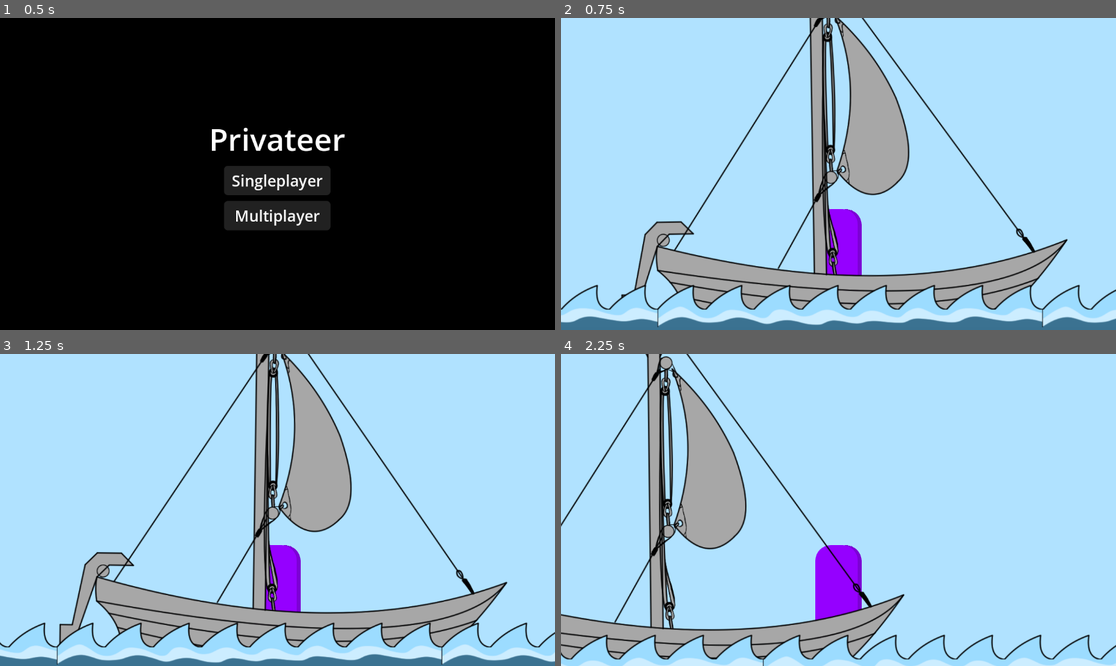
Above: before the commit, frames 1-4 (two rows, left to right).
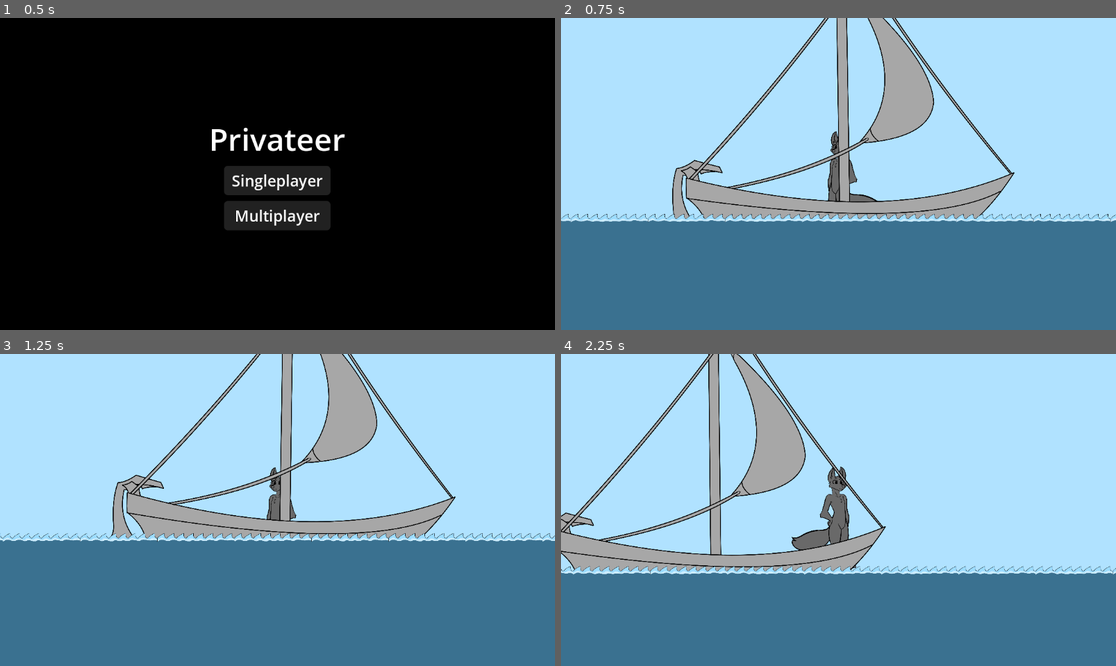
Above: after the commit, the same moments.

Repository: Changryy/Privateer
Game: Godot game, scene res://Game/Menu/Menu.tscn
Two runs of this game, one before a commit and one after it. Both use one fixed random seed, a clock stepped at 60 frames per second and the inputs below.
Inputs:
- Up to frame 1 (0.5 s): no input
- Up to frame 2 (0.75 s): click "Singleplayer" at 0.5 s
- Up to frame 3 (1.25 s): no input
- Up to frame 4 (2.25 s): hold D (right) from 1.28 s (still down); tap Space (jump) at 1.52 s

Frame 1 is identical in both runs. In frame 2, 48% of the frame differs, in the area x 0-100%, y 0-100%; in frame 3, 53%; in frame 4, 46%.

Commit message:
Updated sprites

Diff:
--- a/Game/Global/Sync/Sync.gd
+++ b/Game/Global/Sync/Sync.gd
@@ -1,6 +1,6 @@
 extends Node
 
-const VERSION := "0.1.0"
+const VERSION := "0.2.0"
 const PORT: int = 8765
 
 var peer := ENetMultiplayerPeer.new()
--- a/Game/Global/World.gd
+++ b/Game/Global/World.gd
@@ -4,7 +4,7 @@
 var player: Player
 var ship: Ship
 
-var spawn_point: Vector2 = Vector2(0, -150)
+var spawnpoint: Node2D
 
 
 func get_data() -> Dictionary: return {}
@@ -13,3 +13,7 @@
 func load_world(_data: Dictionary) -> void:
 	await get_tree().process_frame
 	get_tree().change_scene_to_file("res://Game/World/Main.tscn")
+
+func get_spawnpoint() -> Vector2:
+	if is_instance_valid(spawnpoint): return spawnpoint.position
+	return Vector2.ZERO
--- a/Game/World/Main.tscn
+++ b/Game/World/Main.tscn
@@ -1,17 +1,22 @@
-[gd_scene load_steps=13 format=3 uid="uid://ydu4iqbf4i7i"]
-
-[ext_resource type="Script" path="res://Game/World/Ship/Ship.gd" id="1_1deby"]
-[ext_resource type="Texture2D" uid="uid://5fb2bxhpfha5" path="res://Game/World/Ship/Dingy.png" id="1_jdn7e"]
+[gd_scene load_steps=9 format=3 uid="uid://ydu4iqbf4i7i"]
+
+[ext_resource type="PackedScene" uid="uid://bn5yn84yfo7xf" path="res://Game/World/Ship/Ship.tscn" id="1_cfj4t"]
 [ext_resource type="Texture2D" uid="uid://dqsgl7b4ohmgo" path="res://Game/World/Ocean/PrivateersConceptWater.png" id="2_l1nrt"]
 
-[sub_resource type="RectangleShape2D" id="RectangleShape2D_t08px"]
-size = Vector2(594.731, 20)
-
-[sub_resource type="RectangleShape2D" id="RectangleShape2D_adiok"]
-size = Vector2(153.373, 20)
-
-[sub_resource type="RectangleShape2D" id="RectangleShape2D_s58j4"]
-size = Vector2(155.419, 20)
+[sub_resource type="Animation" id="Animation_7mei0"]
+length = 0.001
+tracks/0/type = "value"
+tracks/0/imported = false
+tracks/0/enabled = true
+tracks/0/path = NodePath("Polygon2D:position")
+tracks/0/interp = 1
+tracks/0/loop_wrap = true
+tracks/0/keys = {
+"times": PackedFloat32Array(0),
+"transitions": PackedFloat32Array(1),
+"update": 0,
+"values": [Vector2(1450, 27)]
+}
 
 [sub_resource type="Animation" id="Animation_4u36l"]
 resource_name = "Test"
@@ -30,25 +35,35 @@
 "values": [1450.0, 649.0]
 }
 
-[sub_resource type="Animation" id="Animation_7mei0"]
-length = 0.001
-tracks/0/type = "value"
-tracks/0/imported = false
-tracks/0/enabled = true
-tracks/0/path = NodePath("Polygon2D:position")
-tracks/0/interp = 1
-tracks/0/loop_wrap = true
-tracks/0/keys = {
-"times": PackedFloat32Array(0),
-"transitions": PackedFloat32Array(1),
-"update": 0,
-"values": [Vector2(1450, 27)]
-}
-
 [sub_resource type="AnimationLibrary" id="AnimationLibrary_i1e0x"]
 _data = {
 "RESET": SubResource("Animation_7mei0"),
 "Test": SubResource("Animation_4u36l")
+}
+
+[sub_resource type="Animation" id="Animation_q54v6"]
+length = 0.001
+tracks/0/type = "bezier"
+tracks/0/imported = false
+tracks/0/enabled = true
+tracks/0/path = NodePath(".:position:y")
+tracks/0/interp = 1
+tracks/0/loop_wrap = true
+tracks/0/keys = {
+"handle_modes": PackedInt32Array(0),
+"points": PackedFloat32Array(0, -0.25, 0, 0.25, 0),
+"times": PackedFloat32Array(0)
+}
+tracks/1/type = "bezier"
+tracks/1/imported = false
+tracks/1/enabled = true
+tracks/1/path = NodePath(".:rotation")
+tracks/1/interp = 1
+tracks/1/loop_wrap = true
+tracks/1/keys = {
+"handle_modes": PackedInt32Array(0),
+"points": PackedFloat32Array(0, -0.25, 0, 0.25, 0),
+"times": PackedFloat32Array(0)
 }
 
 [sub_resource type="Animation" id="Animation_olw34"]
@@ -78,31 +93,6 @@
 "times": PackedFloat32Array(0, 0.6387, 1.5)
 }
 
-[sub_resource type="Animation" id="Animation_q54v6"]
-length = 0.001
-tracks/0/type = "bezier"
-tracks/0/imported = false
-tracks/0/enabled = true
-tracks/0/path = NodePath(".:position:y")
-tracks/0/interp = 1
-tracks/0/loop_wrap = true
-tracks/0/keys = {
-"handle_modes": PackedInt32Array(0),
-"points": PackedFloat32Array(0, -0.25, 0, 0.25, 0),
-"times": PackedFloat32Array(0)
-}
-tracks/1/type = "bezier"
-tracks/1/imported = false
-tracks/1/enabled = true
-tracks/1/path = NodePath(".:rotation")
-tracks/1/interp = 1
-tracks/1/loop_wrap = true
-tracks/1/keys = {
-"handle_modes": PackedInt32Array(0),
-"points": PackedFloat32Array(0, -0.25, 0, 0.25, 0),
-"times": PackedFloat32Array(0)
-}
-
 [sub_resource type="AnimationLibrary" id="AnimationLibrary_0ipfr"]
 _data = {
 "RESET": SubResource("Animation_q54v6"),
@@ -123,42 +113,13 @@
 grow_vertical = 2
 color = Color(0.690719, 0.885804, 1, 1)
 
-[node name="Ship" type="AnimatableBody2D" parent="."]
-z_index = 10
-position = Vector2(0, -20.9212)
-rotation = -0.0146206
-collision_layer = 2
-script = ExtResource("1_1deby")
-
-[node name="CollisionShape2D" type="CollisionShape2D" parent="Ship"]
-position = Vector2(-30.2768, 41.667)
-rotation = 0.108154
-shape = SubResource("RectangleShape2D_t08px")
-
-[node name="CollisionShape2D2" type="CollisionShape2D" parent="Ship"]
-position = Vector2(425, -58)
-rotation = -0.871985
-shape = SubResource("RectangleShape2D_adiok")
-
-[node name="CollisionShape2D4" type="CollisionShape2D" parent="Ship"]
-position = Vector2(316, 38)
-rotation = -0.577354
-shape = SubResource("RectangleShape2D_adiok")
-
-[node name="CollisionShape2D3" type="CollisionShape2D" parent="Ship"]
-position = Vector2(-348.49, -49.2081)
-rotation = -2.02628
-shape = SubResource("RectangleShape2D_s58j4")
-
-[node name="Sprite2D" type="Sprite2D" parent="Ship"]
-position = Vector2(25, -375)
-texture = ExtResource("1_jdn7e")
+[node name="Ship" parent="." instance=ExtResource("1_cfj4t")]
 
 [node name="Polygon2D" type="Polygon2D" parent="."]
 z_index = 20
 position = Vector2(1450, 27)
 color = Color(0.230469, 0.445313, 0.566406, 1)
-polygon = PackedVector2Array(-7732, 3, 6021, 1, 6025, 4105, -7725, 4106)
+polygon = PackedVector2Array(-8977, 3, 6158, 1, 6137, 4105, -8977, 4106)
 
 [node name="PrivateersConceptWater" type="Sprite2D" parent="Polygon2D"]
 z_index = -1
@@ -205,6 +166,104 @@
 [node name="PrivateersConceptWater5" type="Sprite2D" parent="Polygon2D"]
 z_index = -1
 position = Vector2(-3009, -32)
+texture = ExtResource("2_l1nrt")
+region_enabled = true
+region_rect = Rect2(73.541, 767.445, 842.297, 169.104)
+
+[node name="PrivateersConceptWater8" type="Sprite2D" parent="Polygon2D"]
+z_index = -1
+position = Vector2(4194, -32)
+texture = ExtResource("2_l1nrt")
+region_enabled = true
+region_rect = Rect2(73.541, 767.445, 842.297, 169.104)
+
+[node name="PrivateersConceptWater9" type="Sprite2D" parent="Polygon2D"]
+z_index = -1
+position = Vector2(3394, -32)
+texture = ExtResource("2_l1nrt")
+region_enabled = true
+region_rect = Rect2(73.541, 767.445, 842.297, 169.104)
+
+[node name="PrivateersConceptWater10" type="Sprite2D" parent="Polygon2D"]
+z_index = -1
+position = Vector2(4994, -32)
+texture = ExtResource("2_l1nrt")
+region_enabled = true
+region_rect = Rect2(73.541, 767.445, 842.297, 169.104)
+
+[node name="PrivateersConceptWater11" type="Sprite2D" parent="Polygon2D"]
+z_index = -1
+position = Vector2(5794, -32)
+texture = ExtResource("2_l1nrt")
+region_enabled = true
+region_rect = Rect2(73.541, 767.445, 842.297, 169.104)
+
+[node name="PrivateersConceptWater12" type="Sprite2D" parent="Polygon2D"]
+z_index = -1
+position = Vector2(6593, -32)
+texture = ExtResource("2_l1nrt")
+region_enabled = true
+region_rect = Rect2(73.541, 767.445, 842.297, 169.104)
+
+[node name="PrivateersConceptWater13" type="Sprite2D" parent="Polygon2D"]
+z_index = -1
+position = Vector2(7393, -32)
+texture = ExtResource("2_l1nrt")
+region_enabled = true
+region_rect = Rect2(73.541, 767.445, 842.297, 169.104)
+
+[node name="PrivateersConceptWater14" type="Sprite2D" parent="Polygon2D"]
+z_index = -1
+position = Vector2(2592, -32)
+texture = ExtResource("2_l1nrt")
+region_enabled = true
+region_rect = Rect2(73.541, 767.445, 842.297, 169.104)
+
+[node name="PrivateersConceptWater15" type="Sprite2D" parent="Polygon2D"]
+z_index = -1
+position = Vector2(-7008, -32)
+texture = ExtResource("2_l1nrt")
+region_enabled = true
+region_rect = Rect2(73.541, 767.445, 842.297, 169.104)
+
+[node name="PrivateersConceptWater16" type="Sprite2D" parent="Polygon2D"]
+z_index = -1
+position = Vector2(-7808, -32)
+texture = ExtResource("2_l1nrt")
+region_enabled = true
+region_rect = Rect2(73.541, 767.445, 842.297, 169.104)
+
+[node name="PrivateersConceptWater17" type="Sprite2D" parent="Polygon2D"]
+z_index = -1
+position = Vector2(-6208, -32)
+texture = ExtResource("2_l1nrt")
+region_enabled = true
+region_rect = Rect2(73.541, 767.445, 842.297, 169.104)
+
+[node name="PrivateersConceptWater18" type="Sprite2D" parent="Polygon2D"]
+z_index = -1
+position = Vector2(-5408, -32)
+texture = ExtResource("2_l1nrt")
+region_enabled = true
+region_rect = Rect2(73.541, 767.445, 842.297, 169.104)
+
+[node name="PrivateersConceptWater19" type="Sprite2D" parent="Polygon2D"]
+z_index = -1
+position = Vector2(-4609, -32)
+texture = ExtResource("2_l1nrt")
+region_enabled = true
+region_rect = Rect2(73.541, 767.445, 842.297, 169.104)
+
+[node name="PrivateersConceptWater20" type="Sprite2D" parent="Polygon2D"]
+z_index = -1
+position = Vector2(-3809, -32)
+texture = ExtResource("2_l1nrt")
+region_enabled = true
+region_rect = Rect2(73.541, 767.445, 842.297, 169.104)
+
+[node name="PrivateersConceptWater21" type="Sprite2D" parent="Polygon2D"]
+z_index = -1
+position = Vector2(-8610, -32)
 texture = ExtResource("2_l1nrt")
 region_enabled = true
 region_rect = Rect2(73.541, 767.445, 842.297, 169.104)
--- a/Game/World/Player/Player.gd
+++ b/Game/World/Player/Player.gd
@@ -2,17 +2,19 @@
 class_name Player
 
 
-const SPEED: float = 600
-const GRAVITY: float = 1_500
-const JUMP_HEIGHT: float = 1_000
+const SPEED: float = 1_500
+const GRAVITY: float = 4_000
+const JUMP_HEIGHT: float = 3_000
 
+
+@onready var animation: AnimationNodeStateMachinePlayback = %AnimationTree["parameters/playback"]
 
 var dead := false
 
 
 func _enter_tree() -> void:
 	if name.is_valid_int(): set_multiplayer_authority(name.to_int())
-	global_position = World.spawn_point
+	global_position = World.get_spawnpoint()
 
 
 func _ready() -> void:
@@ -31,6 +33,15 @@
 
 	if is_multiplayer_authority():
 		velocity.x = Input.get_axis("left", "right") * SPEED
+
+	if velocity.x:
+		animation.travel("Walk")
+		if (velocity.x > 0) != %Sprite.flip_h:
+			%Sprite.flip_h = velocity.x > 0
+			%Sprite.offset.x = abs(%Sprite.offset.x) * -sign(velocity.x)
+	else:
+		animation.travel("Idle")
+
 
 	move_and_slide()
 
--- a/Game/World/Player/Player.tscn
+++ b/Game/World/Player/Player.tscn
@@ -1,35 +1,97 @@
-[gd_scene load_steps=4 format=3 uid="uid://ivjwuqdql7p3"]
+[gd_scene load_steps=13 format=3 uid="uid://ivjwuqdql7p3"]
 
 [ext_resource type="Script" path="res://Game/World/Player/Player.gd" id="1_hy8ex"]
+[ext_resource type="Texture2D" uid="uid://c8a36jdurxgs2" path="res://Game/World/Player/Dingy2Player.png" id="2_1m1qb"]
 
 [sub_resource type="CapsuleShape2D" id="CapsuleShape2D_6cmj4"]
-radius = 48.0
-height = 228.0
+radius = 107.0
+height = 958.0
 
-[sub_resource type="StyleBoxFlat" id="StyleBoxFlat_iyskf"]
-bg_color = Color(0.584314, 0, 1, 1)
-border_width_right = 8
-border_width_bottom = 8
-border_color = Color(0.486275, 0, 0.831373, 1)
-corner_radius_top_left = 32
-corner_radius_top_right = 32
-corner_radius_bottom_right = 32
-corner_radius_bottom_left = 32
+[sub_resource type="Animation" id="Animation_h0vk4"]
+resource_name = "Walk"
+length = 0.3
+loop_mode = 1
+step = 0.05
+tracks/0/type = "value"
+tracks/0/imported = false
+tracks/0/enabled = true
+tracks/0/path = NodePath("Sprite:position")
+tracks/0/interp = 1
+tracks/0/loop_wrap = true
+tracks/0/keys = {
+"times": PackedFloat32Array(0, 0.15),
+"transitions": PackedFloat32Array(1, 1),
+"update": 0,
+"values": [Vector2(0, 0), Vector2(0, -50)]
+}
+
+[sub_resource type="Animation" id="Animation_ll7xs"]
+length = 0.001
+tracks/0/type = "value"
+tracks/0/imported = false
+tracks/0/enabled = true
+tracks/0/path = NodePath("Sprite:position")
+tracks/0/interp = 1
+tracks/0/loop_wrap = true
+tracks/0/keys = {
+"times": PackedFloat32Array(0),
+"transitions": PackedFloat32Array(1),
+"update": 0,
+"values": [Vector2(0, 0)]
+}
+
+[sub_resource type="AnimationLibrary" id="AnimationLibrary_pasgr"]
+_data = {
+"RESET": SubResource("Animation_ll7xs"),
+"Walk": SubResource("Animation_h0vk4")
+}
+
+[sub_resource type="AnimationNodeAnimation" id="AnimationNodeAnimation_mxjru"]
+animation = &"RESET"
+
+[sub_resource type="AnimationNodeAnimation" id="AnimationNodeAnimation_xjejn"]
+animation = &"Walk"
+
+[sub_resource type="AnimationNodeStateMachineTransition" id="AnimationNodeStateMachineTransition_rwfw0"]
+advance_mode = 2
+
+[sub_resource type="AnimationNodeStateMachineTransition" id="AnimationNodeStateMachineTransition_pvtf6"]
+
+[sub_resource type="AnimationNodeStateMachineTransition" id="AnimationNodeStateMachineTransition_dote5"]
+xfade_time = 0.1
+
+[sub_resource type="AnimationNodeStateMachine" id="AnimationNodeStateMachine_5fyul"]
+states/Idle/node = SubResource("AnimationNodeAnimation_mxjru")
+states/Idle/position = Vector2(346, 103)
+states/Walk/node = SubResource("AnimationNodeAnimation_xjejn")
+states/Walk/position = Vector2(600, 103)
+transitions = ["Start", "Idle", SubResource("AnimationNodeStateMachineTransition_rwfw0"), "Idle", "Walk", SubResource("AnimationNodeStateMachineTransition_pvtf6"), "Walk", "Idle", SubResource("AnimationNodeStateMachineTransition_dote5")]
 
 [node name="Player" type="CharacterBody2D"]
 collision_mask = 2
 script = ExtResource("1_hy8ex")
 
 [node name="CollisionShape2D" type="CollisionShape2D" parent="."]
+position = Vector2(0, -481)
 shape = SubResource("CapsuleShape2D_6cmj4")
+
+[node name="Sprite" type="Sprite2D" parent="."]
+unique_name_in_owner = true
+texture = ExtResource("2_1m1qb")
+offset = Vector2(150, -519)
 
 [node name="Camera" type="Camera2D" parent="."]
 unique_name_in_owner = true
-position = Vector2(0, -189)
+position = Vector2(0, -607)
+zoom = Vector2(0.2, 0.2)
 
-[node name="Panel" type="Panel" parent="."]
-offset_left = -48.0
-offset_top = -116.0
-offset_right = 48.0
-offset_bottom = 117.0
-theme_override_styles/panel = SubResource("StyleBoxFlat_iyskf")
+[node name="AnimationPlayer" type="AnimationPlayer" parent="."]
+libraries = {
+"": SubResource("AnimationLibrary_pasgr")
+}
+
+[node name="AnimationTree" type="AnimationTree" parent="."]
+unique_name_in_owner = true
+tree_root = SubResource("AnimationNodeStateMachine_5fyul")
+anim_player = NodePath("../AnimationPlayer")
+active = true
--- /dev/null
+++ b/Game/World/Ship/Ship.tscn
@@ -0,0 +1,17 @@
+[gd_scene load_steps=3 format=3 uid="uid://bn5yn84yfo7xf"]
+
+[ext_resource type="Script" path="res://Game/World/Ship/Ship.gd" id="1_03lvu"]
+[ext_resource type="Texture2D" uid="uid://dh2g4alt6akhp" path="res://Game/World/Ship/Dingy2.png" id="2_utcbh"]
+
+[node name="Ship" type="AnimatableBody2D"]
+z_index = 10
+collision_layer = 2
+script = ExtResource("1_03lvu")
+
+[node name="Sprite2D" type="Sprite2D" parent="."]
+position = Vector2(25, -1439)
+texture = ExtResource("2_utcbh")
+
+[node name="CollisionPolygon2D" type="CollisionPolygon2D" parent="."]
+position = Vector2(0, 123)
+polygon = PackedVector2Array(-1576, -559, -1576, -357, -1468, -263, -1410, -171, -1374, -51, -1122, 99, -858, 193, 1, 262, 403, 267, 780, 243, 1082, 147, 1351, -19, 1612, -266, 1827, -553, 1572, -313, 1310, -65, 1065, 90, 769, 179, 386, 205, 1, 207, -855, 138, -1102, 54, -1336, -90, -1361, -197, -1411, -293, -1523, -381)
Binary file added: Game/World/Player/Dingy2Player.png
Not shown, added: Game/World/Player/Dingy2Player.png.import
Binary file added: Game/World/Ship/Dingy2.png
Not shown, added: Game/World/Ship/Dingy2.png.import
